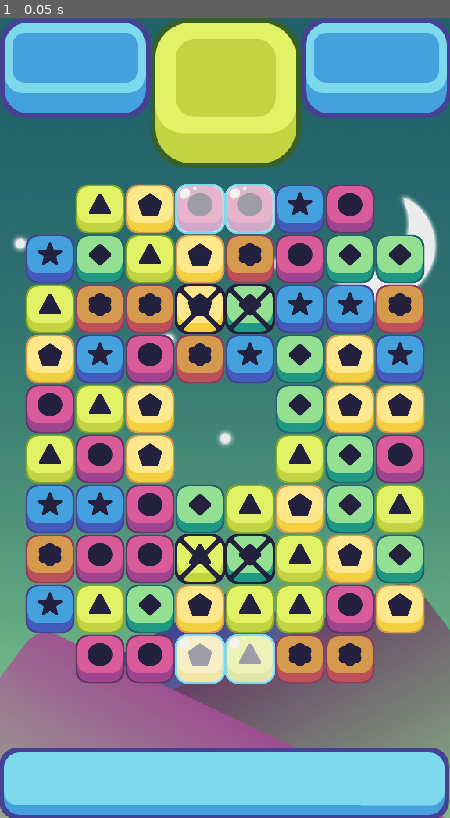
Above: before the commit, frame 1.
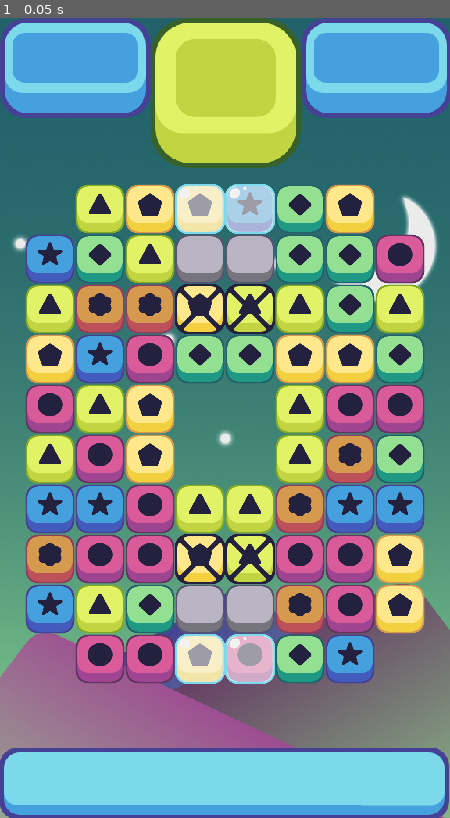
Above: after the commit, the same moment.

Repository: TreliaGT/Connect-3
Game: Godot game, scene res://Scenes/game_window.tscn
The game is run twice, just before and just after one commit, with the same random seed, the same clock (stepped at 60 frames per second) and the same inputs.
Inputs:
- Up to frame 1 (0.05 s): no input

The runs differ from the first frame. In frame 1, 19% of the frame differs, in the area x 38-95%, y 20-84%.

Commit message:
added concrete

Diff:
--- a/Scenes/game_window.tscn
+++ b/Scenes/game_window.tscn
@@ -6,6 +6,7 @@
 [ext_resource type="Script" path="res://Scripts/ice_holder.gd" id="3_ahoye"]
 [ext_resource type="Script" path="res://Scripts/grid.gd" id="4_kefo4"]
 [ext_resource type="Script" path="res://Scripts/lock_holder.gd" id="4_rdlo1"]
+[ext_resource type="Script" path="res://Scripts/concrete_holder.gd" id="5_f0mss"]
 
 [node name="game_window" type="Node2D"]
 
@@ -23,12 +24,16 @@
 empty_spaces = PackedVector2Array(0, 0, 7, 0, 0, 9, 7, 9, 3, 4, 4, 4, 3, 5, 4, 5)
 ice_spaces = PackedVector2Array(3, 0, 4, 0, 3, 9, 4, 9)
 lock_spaces = PackedVector2Array(3, 2, 4, 2, 3, 7, 4, 7)
+concrete_spaces = PackedVector2Array(3, 1, 4, 1, 3, 8, 4, 8)
 
 [node name="ice_holder" type="Node2D" parent="."]
 script = ExtResource("3_ahoye")
 
 [node name="lock_holder" type="Node2D" parent="."]
 script = ExtResource("4_rdlo1")
+
+[node name="concrete_holder" type="Node2D" parent="."]
+script = ExtResource("5_f0mss")
 
 [node name="destory_timer" type="Timer" parent="."]
 unique_name_in_owner = true
@@ -65,11 +70,14 @@
 size_flags_vertical = 8
 texture = ExtResource("3_85r7k")
 
+[connection signal="damage_concrete" from="grid" to="concrete_holder" method="_on_grid_damage_concrete"]
 [connection signal="damage_ice" from="grid" to="ice_holder" method="_on_grid_damage_ice"]
 [connection signal="damage_lock" from="grid" to="lock_holder" method="_on_grid_damage_lock"]
+[connection signal="make_concrete" from="grid" to="concrete_holder" method="_on_grid_make_concrete"]
 [connection signal="make_ice" from="grid" to="ice_holder" method="_on_grid_make_ice"]
 [connection signal="make_lock" from="grid" to="lock_holder" method="_on_grid_make_lock"]
 [connection signal="remove_lock" from="lock_holder" to="grid" method="_on_lock_holder_remove_lock"]
+[connection signal="remove_concrete" from="concrete_holder" to="grid" method="_on_concrete_holder_remove_concrete"]
 [connection signal="timeout" from="destory_timer" to="grid" method="_on_destory_timer_timeout"]
 [connection signal="timeout" from="collapse_timer" to="grid" method="_on_collapse_timer_timeout"]
 [connection signal="timeout" from="refill_timer" to="grid" method="_on_refill_timer_timeout"]
--- /dev/null
+++ b/Scenes/obstacles/concrete.tscn
@@ -0,0 +1,9 @@
+[gd_scene load_steps=3 format=3 uid="uid://cugjsvsxat428"]
+
+[ext_resource type="PackedScene" uid="uid://bdtenesq1t330" path="res://Scenes/obstacles/ice.tscn" id="1_gmrof"]
+[ext_resource type="Texture2D" uid="uid://osmvwypvydmj" path="res://Art/Obstacles/Concrete.png" id="2_wwdn4"]
+
+[node name="concrete" instance=ExtResource("1_gmrof")]
+
+[node name="Sprite2D" parent="." index="0"]
+texture = ExtResource("2_wwdn4")
--- /dev/null
+++ b/Scripts/concrete_holder.gd
@@ -0,0 +1,44 @@
+extends Node2D
+
+var concrete_pieces = []
+var width = 8
+var height = 10
+var concrete = preload("res://Scenes/obstacles/concrete.tscn")
+
+signal remove_concrete
+
+func _ready() -> void:
+	pass
+
+#Creates a 2d array for x and y coords
+func make_2d_array() -> Array:
+	var array = []
+	for i in width:
+		array.append([]);
+		for j in height:
+			array[i].append(null)
+	return array
+
+
+
+# Called every frame. 'delta' is the elapsed time since the previous frame.
+#func _process(delta: float) -> void:
+	#pass
+
+
+func _on_grid_damage_concrete(board_position) -> void:
+	if concrete_pieces[board_position.x][board_position.y] != null:
+		concrete_pieces[board_position.x][board_position.y].take_damage(1)
+		if concrete_pieces[board_position.x][board_position.y].health <= 0:
+			concrete_pieces[board_position.x][board_position.y].queue_free()
+			concrete_pieces[board_position.x][board_position.y] = null
+			emit_signal("remove_concrete" , board_position)
+
+
+func _on_grid_make_concrete(board_position) -> void:
+	if concrete_pieces.size() == 0:
+		concrete_pieces = make_2d_array()
+	var current = concrete.instantiate()
+	add_child(current)
+	current.position = Vector2(board_position.x * 64 + 64, -board_position.y * 64 + 820)
+	concrete_pieces[board_position.x][board_position.y] = current
--- a/Scripts/grid.gd
+++ b/Scripts/grid.gd
@@ -16,6 +16,7 @@
 @export var empty_spaces : PackedVector2Array
 @export var ice_spaces : PackedVector2Array
 @export var lock_spaces : PackedVector2Array
+@export var concrete_spaces : PackedVector2Array
 
 #obstacle Signals
 signal damage_ice
@@ -23,6 +24,9 @@
 
 signal damage_lock
 signal make_lock
+
+signal damage_concrete
+signal make_concrete
 
 # The Piece Array
 var possible_pieces = [
@@ -57,10 +61,13 @@
 	spawn_pieces()
 	spawn_ice()
 	spawn_locks()
+	spawn_concrete()
 
 #check non movable tiles
 func restricted_fill(place) -> bool:
 	if is_in_array(empty_spaces , place):
+		return true
+	if is_in_array(concrete_spaces , place):
 		return true
 	return false
 
@@ -76,6 +83,12 @@
 		if array[i] == item:
 			return true
 	return false
+
+func remove_from_array(array,item):
+	for i in range(array.size() -1, -1,-1):
+		if array[i] == item:
+			array.remove_at(i)
+			break
 
 #Creates a 2d array for x and y coords
 func make_2d_array() -> Array:
@@ -113,6 +126,11 @@
 func spawn_locks():
 	for i in lock_spaces.size():
 		emit_signal("make_lock", lock_spaces[i])
+
+#spawn concrete
+func spawn_concrete():
+	for i in concrete_spaces.size():
+		emit_signal("make_concrete", concrete_spaces[i])
 
 # works out where to display each piece
 func grid_to_pixel(column , row) -> Vector2:
@@ -255,9 +273,25 @@
 	else:
 		swap_back()
 
+func check_concrete(column,row):
+	#check right
+	if column < width -1:
+		emit_signal("damage_concrete", Vector2(column+1,row))
+	#check left
+	if column > 0:
+		emit_signal("damage_concrete", Vector2(column-1,row))
+	#check up
+	if row < height -1:
+		emit_signal("damage_concrete", Vector2(column,row+1))
+	#check down
+	if row > 0:
+		emit_signal("damage_concrete", Vector2(column,row-1))
+
+
 func damage_special(column,row):
 	emit_signal("damage_ice" , Vector2(column,row))
 	emit_signal("damage_lock", Vector2(column,row))
+	check_concrete(column,row)
 
 #moving the pieces down
 func collapse_columns():
@@ -318,7 +352,7 @@
 
 
 func _on_lock_holder_remove_lock(place: Vector2) -> void:
-	for i in range(lock_spaces.size() -1, -1,-1):
-		if lock_spaces[i] == place:
-			lock_spaces.remove_at(i)
-			break
+	remove_from_array(lock_spaces , place)
+
+func _on_concrete_holder_remove_concrete(place : Vector2) -> void:
+	remove_from_array(concrete_spaces , place)
Not shown: 1 places in Scenes/game_window.tscn that only renumber resources
